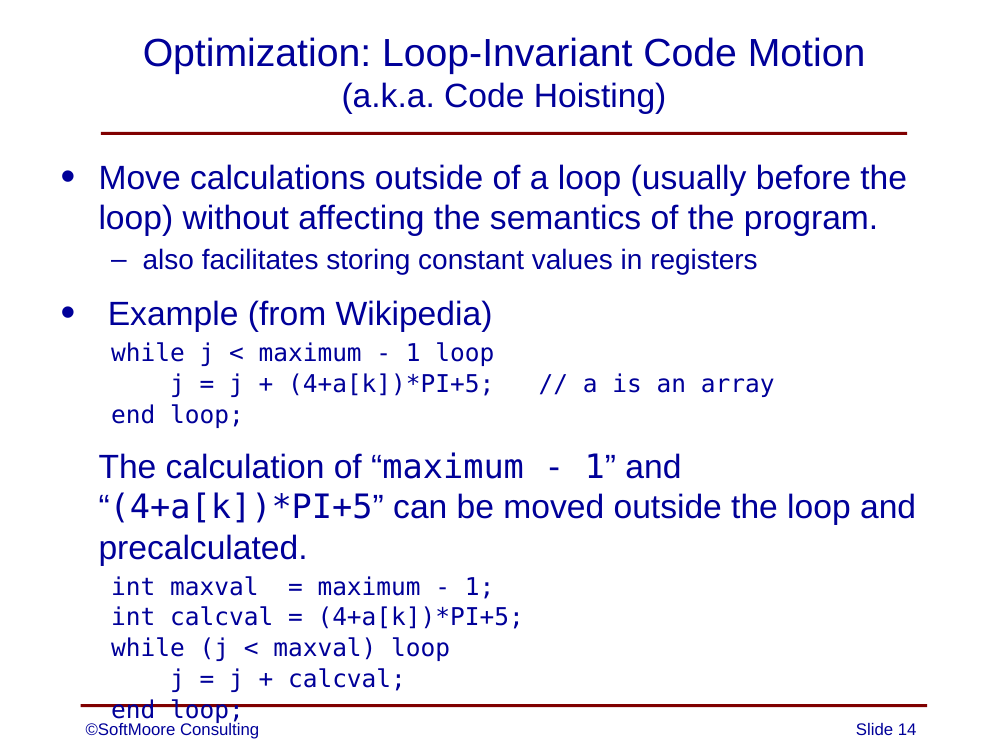
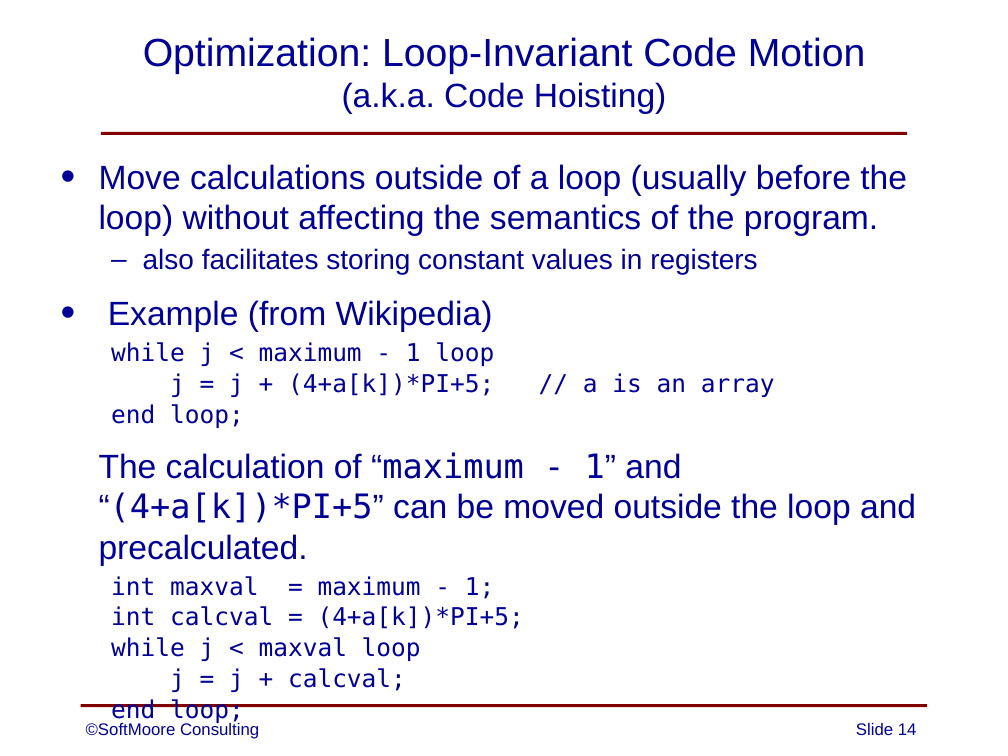
Before and after one commit to SoftMoore/CPRL, a slide deck: slide 14 of PowerPoint Slides/12 - Optimization.pptx. Drawn at 1008x756 pixels with LibreOffice and Linux fonts; fonts in the diff are those of the drawing. Boxes give left, top, right and bottom in pixels: in the first picture for what was removed or moved away, otherwise in the second. Text is boxed around its words. In the diff, an @@ line names an element or a change of style, - is before the commit and + after.

```diff
--- a/PowerPoint Slides/12 - Optimization.pptx
+++ b/PowerPoint Slides/12 - Optimization.pptx
@@ text at [111, 637, 421, 661]: text changed @@
-  while (j < maxval) loop
+  while j < maxval loop
```
Also in this commit, not shown: 3 other files.
